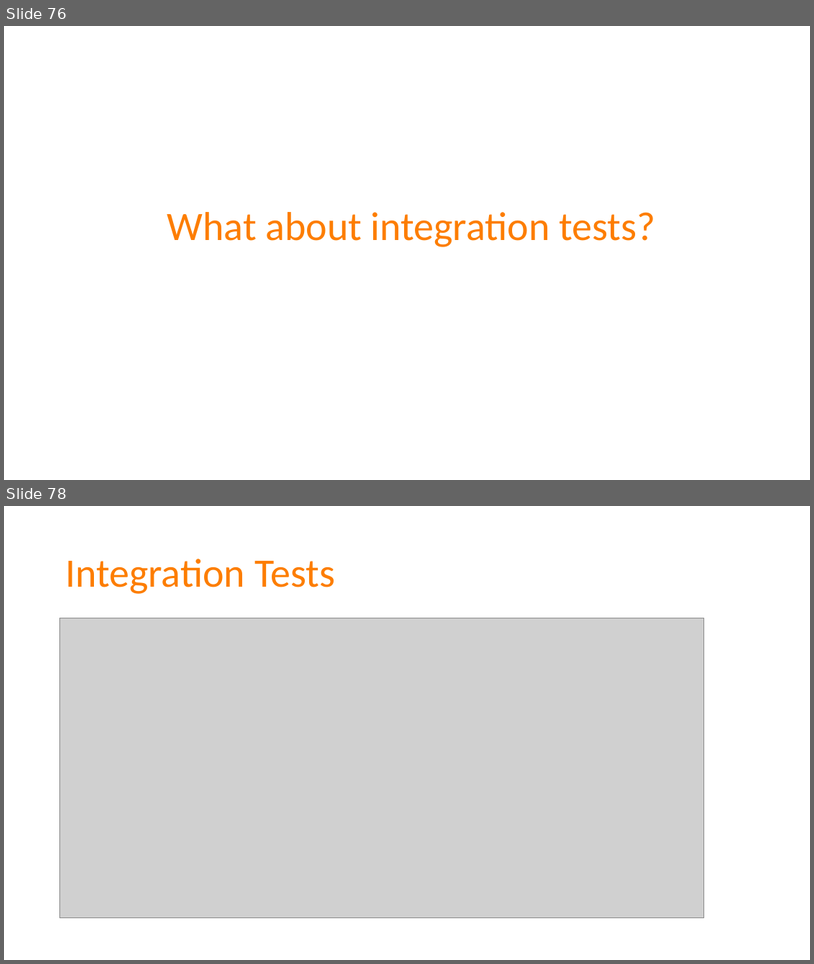
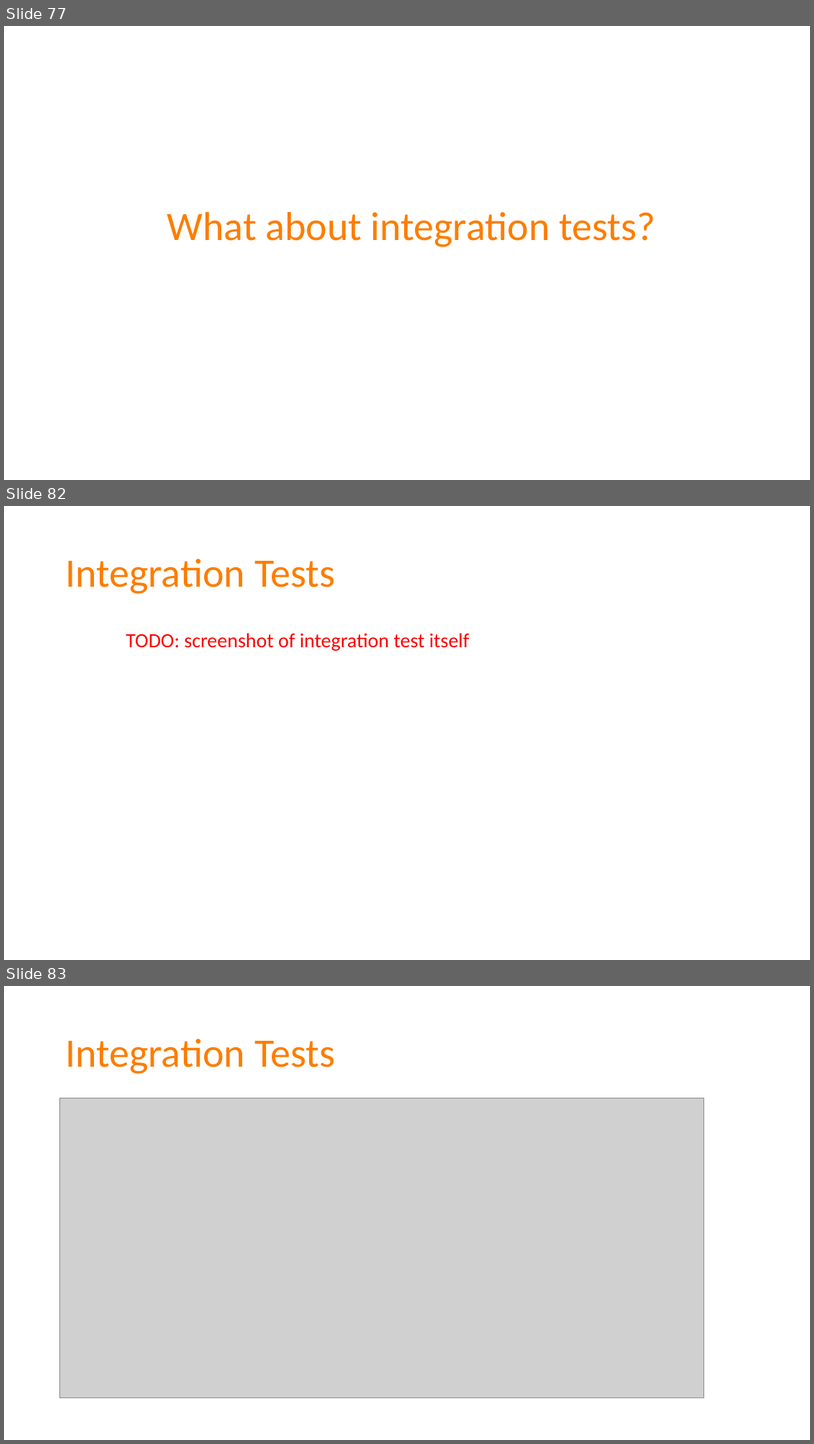
Before and after one commit to spetryjohnson/Talk-Patterns_of_Effective_Test_Setup, a slide deck: POETS - CodeMash 2017.pptx. Shown one above the other, each under a label of ours: slides 76 and 78 before the commit, slides 77, 82 and 83 after it; the slides between them are not shown. The pictures are 814x964 and 814x1444 pixels, drawn with LibreOffice and Linux fonts; fonts in the diff are those of the drawing; grey boxes stand for pictures. Boxes give left, top, right and bottom in pixels: in the first picture for what was removed or moved away, otherwise in the second. Text is boxed around its words. In the diff, an @@ line names an element or a change of style, - is before the commit and + after.

Commit message:
Added #1 rule of integration tests

```diff
--- a/POETS - CodeMash 2017.pptx
+++ b/POETS - CodeMash 2017.pptx
@@ slide 82 added at (4,506,810,960), background #FFFFFF @@
@@ title added at (65,559,335,594), 48 pt, text #FD7D00 @@
+Integration Tests
@@ text added at (126,633,470,651), 24 pt, text #FF0000 @@
+    TODO: screenshot of integration test itself
@@ what was slide 76 is now slide 77 @@
@@ what was slide 78 is now slide 83 @@
```
Also in this commit, not shown: 6 slides changed, 7 other slides added, 3 slides removed, 1 other file.
